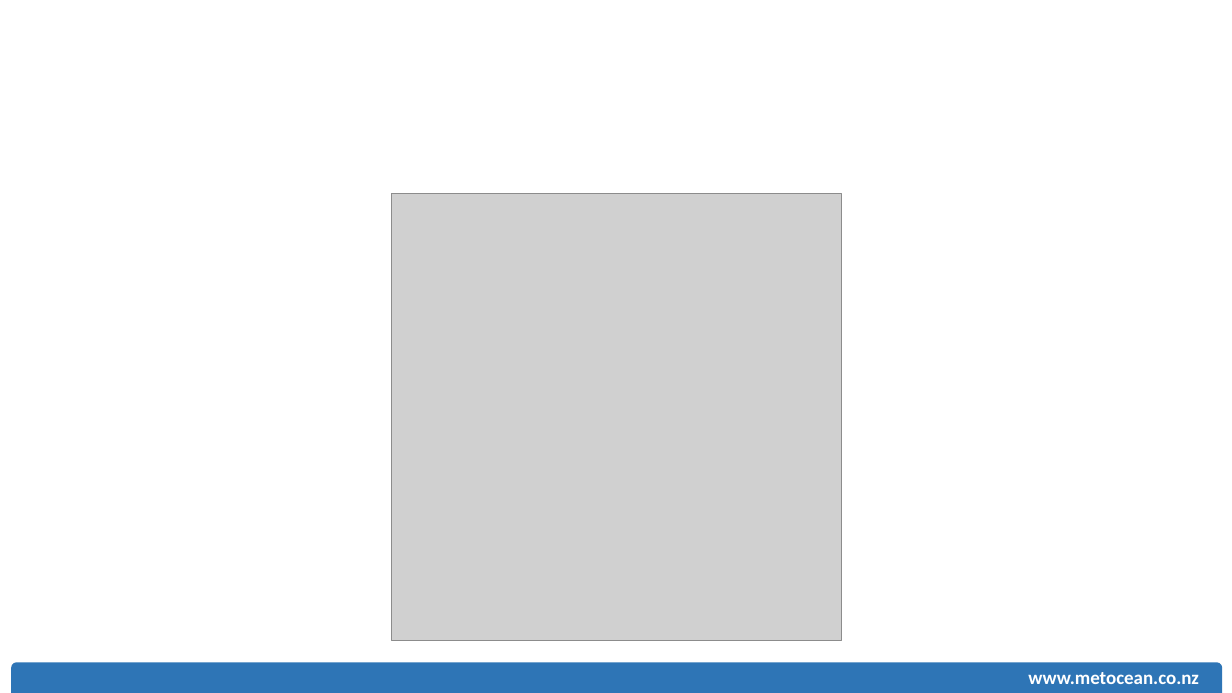
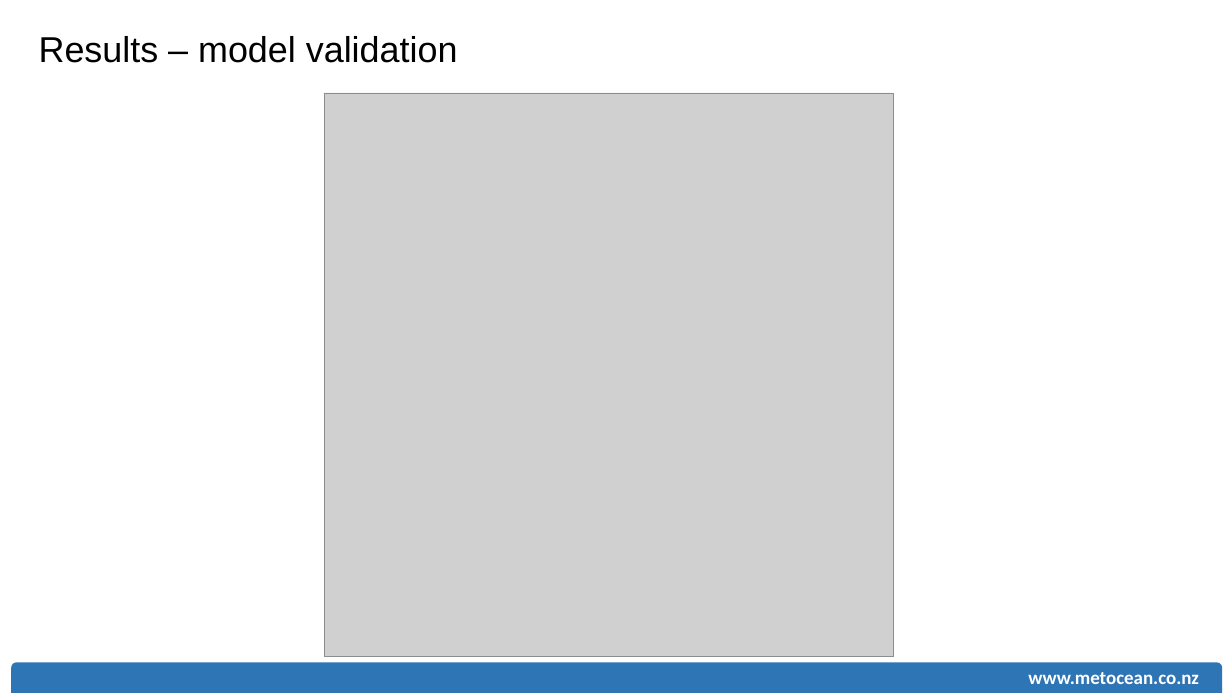
Before and after one commit to rsoutelino/CeP2015, a slide deck: slide 12 of soutelino_MSL_CeP2015.pptx (slide 13 before the commit). Drawn at 1232x693 pixels with LibreOffice and Linux fonts; fonts in the diff are those of the drawing; grey boxes stand for pictures. Boxes give left, top, right and bottom in pixels: in the first picture for what was removed or moved away, otherwise in the second. Text is boxed around its words. In the diff, an @@ line names an element or a change of style, - is before the commit and + after.

```diff
--- a/soutelino_MSL_CeP2015.pptx
+++ b/soutelino_MSL_CeP2015.pptx
@@ text added at (39,36,458,63), 28 pt, text #000000 @@
+Results – model validation
@@ picture: place and size @@
-picture at (392,194,842,640)
+picture at (324,93,893,657)
```
Also in this commit, not shown: 12 other slides changed, 1 slide removed.
